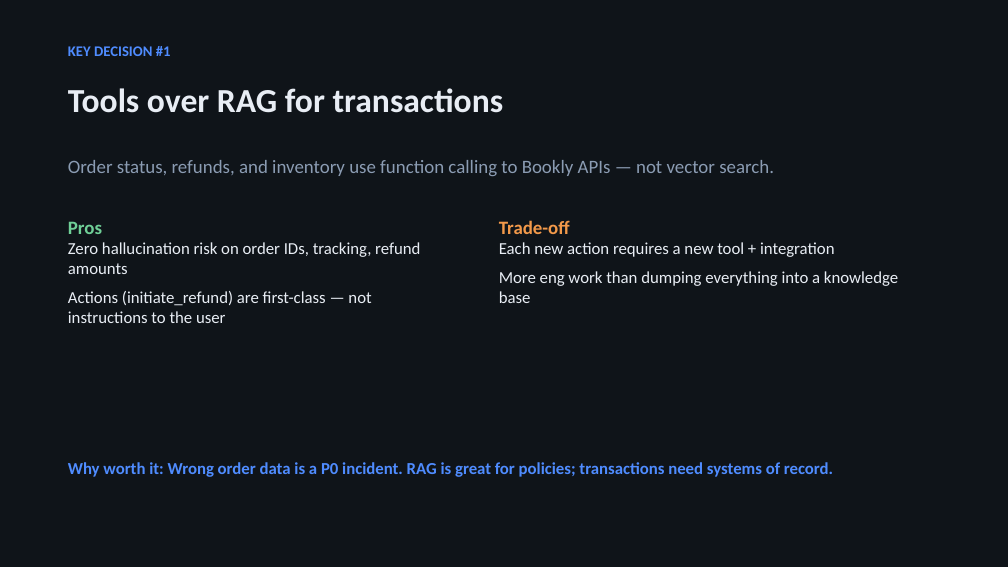
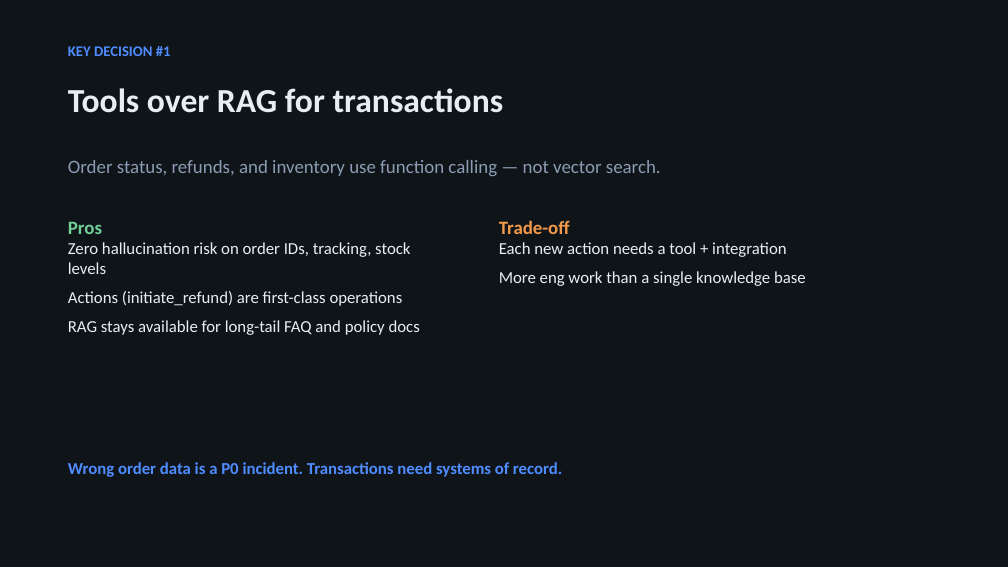
Before and after one commit to andrewwchild/booklydemo, a slide deck: slide 3 of Bookly_CS_Agent_Pitch.pptx. Drawn at 1008x567 pixels with LibreOffice and Linux fonts; fonts in the diff are those of the drawing. Boxes give left, top, right and bottom in pixels: in the first picture for what was removed or moved away, otherwise in the second. Text is boxed around its words. In the diff, an @@ line names an element or a change of style, - is before the commit and + after.

```diff
--- a/Bookly_CS_Agent_Pitch.pptx
+++ b/Bookly_CS_Agent_Pitch.pptx
@@ text at bbox=[68, 160, 661, 176]: text changed @@
-Order status, refunds, and inventory use function calling to Bookly APIs — not vector search.
+Order status, refunds, and inventory use function calling — not vector search.
@@ text at bbox=[68, 242, 420, 335]: text changed @@
-Zero hallucination risk on order IDs, tracking, refund amounts
-Actions (initiate_refund) are first-class — not instructions to the user
+Zero hallucination risk on order IDs, tracking, stock levels
+Actions (initiate_refund) are first-class operations
+RAG stays available for long-tail FAQ and policy docs
@@ text at bbox=[499, 242, 806, 286]: text changed @@
-Each new action requires a new tool + integration
-More eng work than dumping everything into a knowledge base
+Each new action needs a tool + integration
+More eng work than a single knowledge base
@@ text at bbox=[68, 462, 562, 477]: text changed @@
-Why worth it: Wrong order data is a P0 incident. RAG is great for policies; transactions need systems of record.
+Wrong order data is a P0 incident. Transactions need systems of record.
```
Also in this commit, not shown: 4 other slides changed, 3 slides added, 6 other files.
